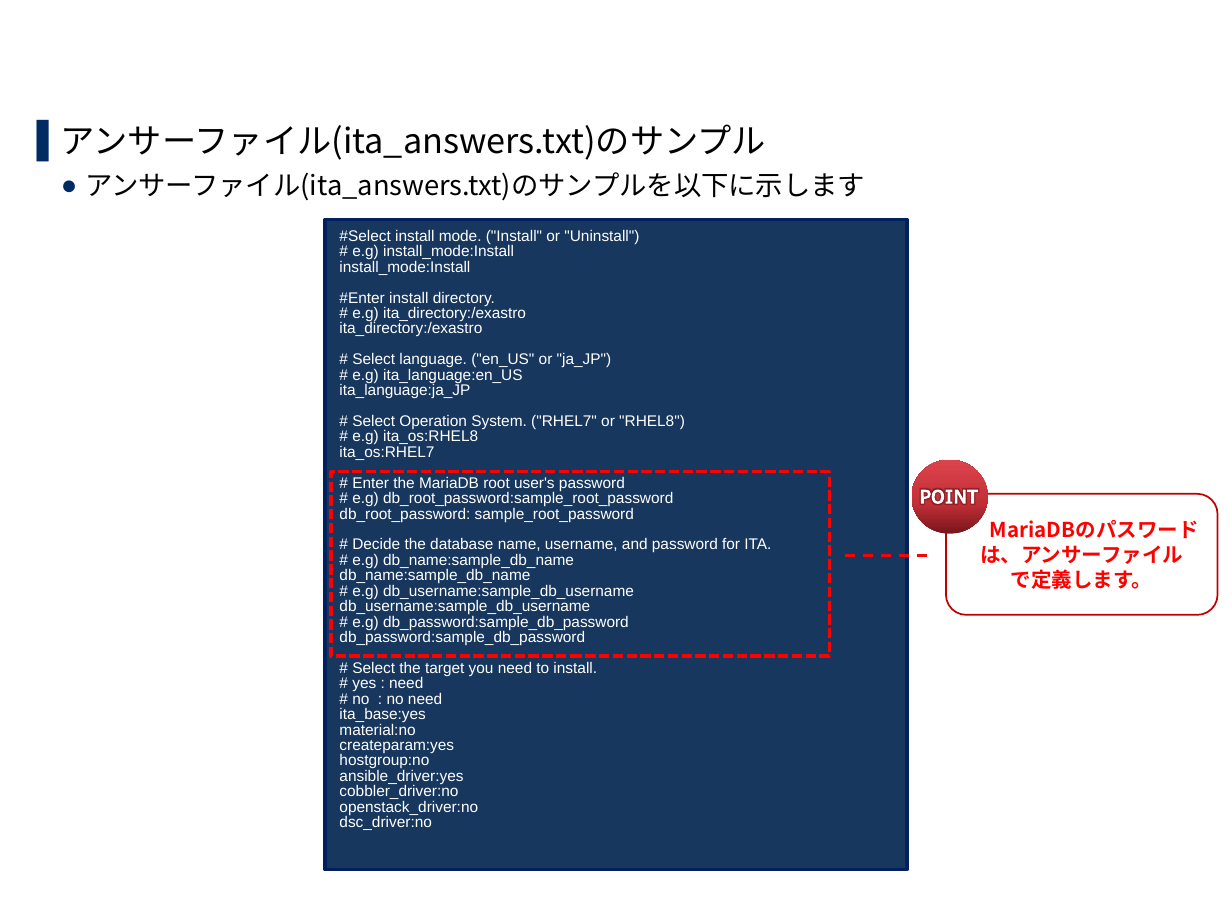
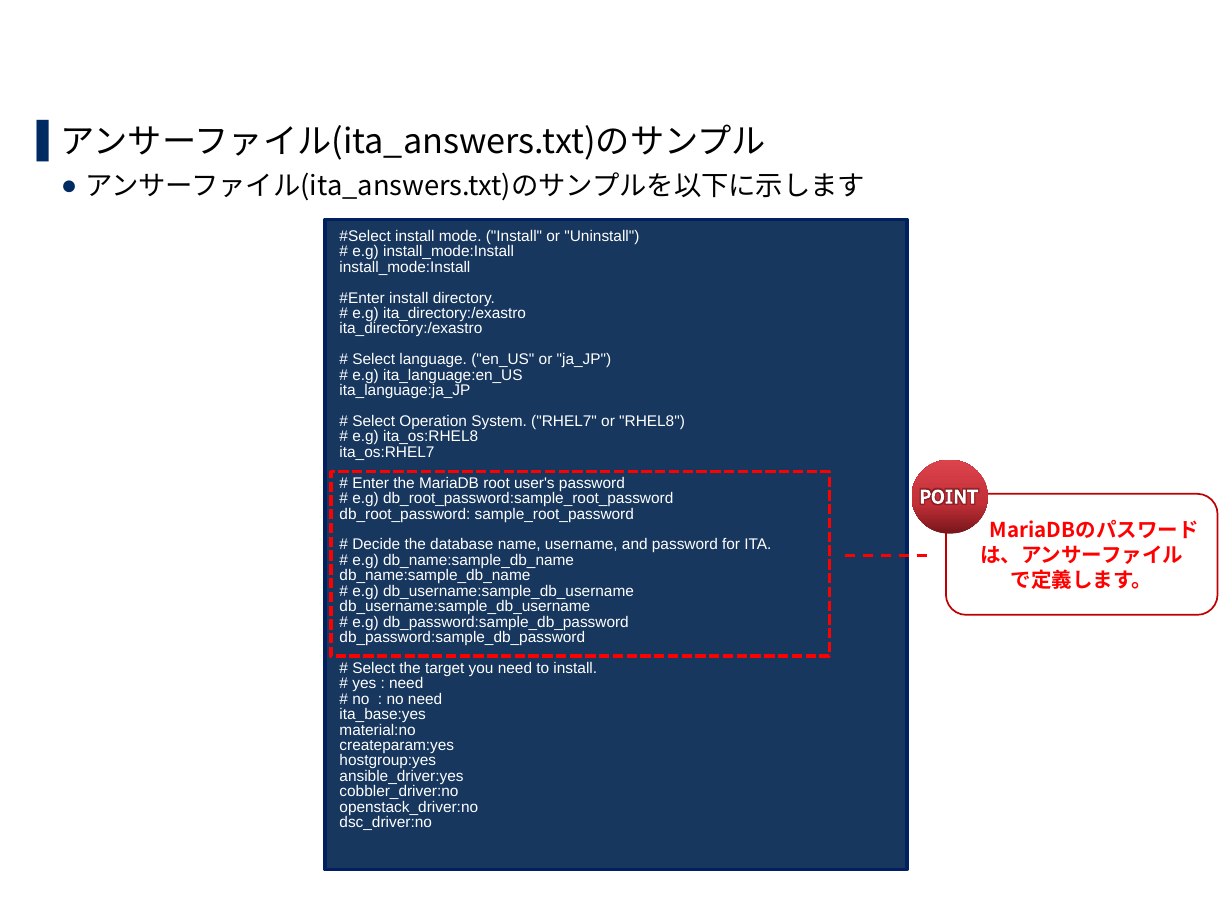
Before and after one commit to exastro-suite/it-automation-docs, a slide deck: slide 18 of asset/Learn_ja/ITA-offline-install_ja.pptx. Drawn at 1232x924 pixels with LibreOffice and Linux fonts; fonts in the diff are those of the drawing; background and template pictures are left out. Boxes give left, top, right and bottom in pixels: in the first picture for what was removed or moved away, otherwise in the second. Text is boxed around its words. In the diff, an @@ line names an element or a change of style, - is before the commit and + after.

```diff
--- a/asset/Learn_ja/ITA-offline-install_ja.pptx
+++ b/asset/Learn_ja/ITA-offline-install_ja.pptx
@@ text in rectangle at [339,754,436,768]: text changed @@
-hostgroup:no
+hostgroup:yes
```
Also in this commit, not shown: 6 other slides changed.
